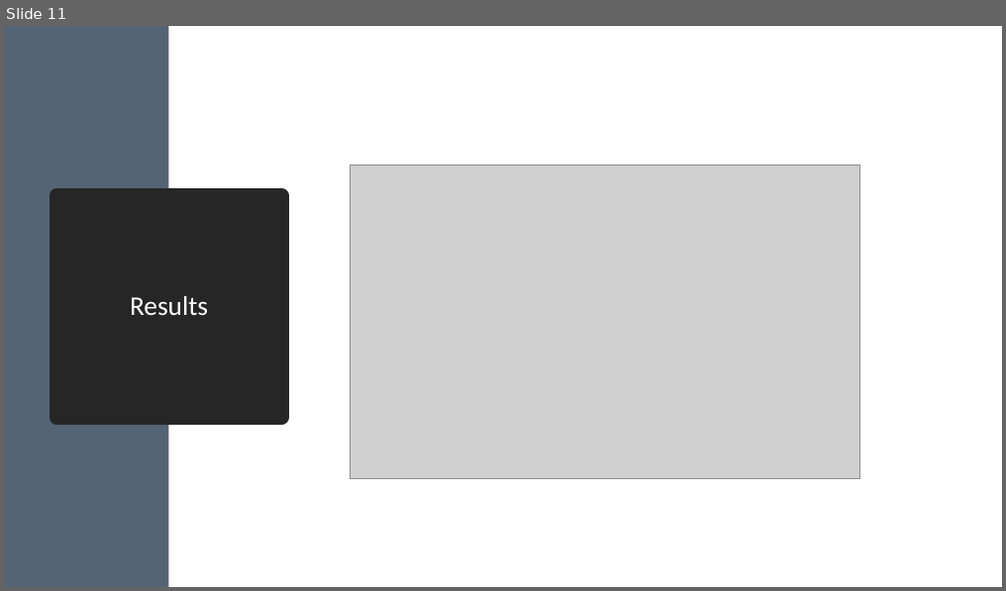
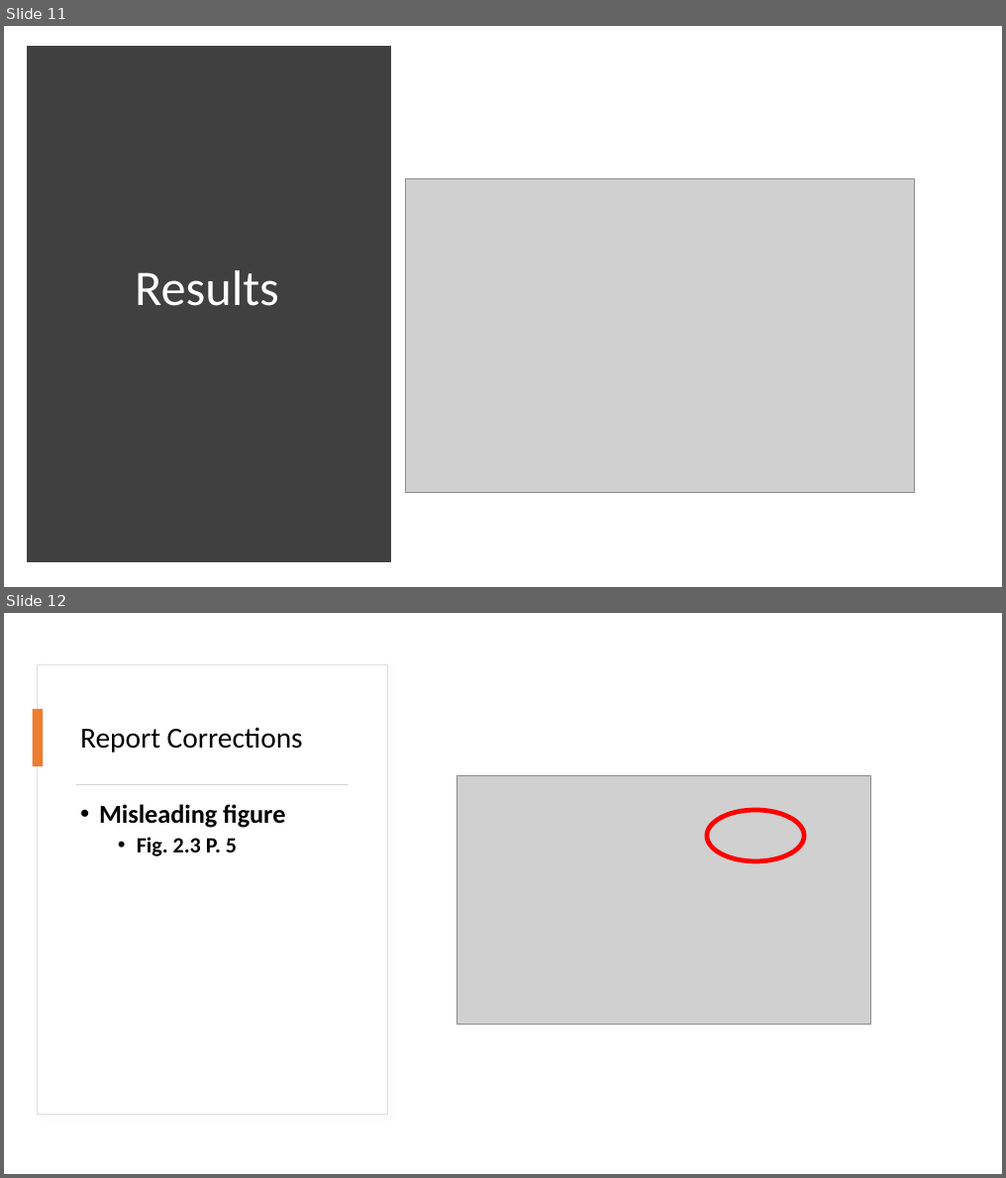
Before and after one commit to lleuch18/P9, a slide deck: Eksamensforberedelse/Fremlæggelse.pptx. Shown one above the other, each under a label of ours: slide 11 before the commit, slides 11 and 12 after it. The pictures are 1006x591 and 1006x1178 pixels, drawn with LibreOffice and Linux fonts; fonts in the diff are those of the drawing; grey boxes stand for pictures. Boxes give left, top, right and bottom in pixels: in the first picture for what was removed or moved away, otherwise in the second. Text is boxed around its words. In the diff, an @@ line names an element or a change of style, - is before the commit and + after.

```diff
--- a/Eksamensforberedelse/Fremlæggelse.pptx
+++ b/Eksamensforberedelse/Fremlæggelse.pptx
@@ slide 12 added at (x1=4, y1=613, x2=1002, y2=1174), background #FFFFFF @@
@@ rectangle added at (x1=38, y1=664, x2=388, y2=1115), fill #FFFFFF, outline #DEDEDE 0.75 pt @@
@@ rectangle added at (x1=33, y1=709, x2=43, y2=766), fill #ED7D31 @@
@@ title added at (x1=80, y1=727, x2=303, y2=753), 28 pt, text #000000 @@
+Report Corrections
@@ rectangle added at (x1=76, y1=784, x2=349, y2=785), fill #D5D5D5 @@
@@ picture added at (x1=456, y1=775, x2=871, y2=1024) @@
@@ text added at (x1=99, y1=804, x2=285, y2=857), 25 pt, text #000000, bold @@
+• Misleading figure
+  • Fig. 2.3 P. 5
@@ ellipse added at (x1=707, y1=810, x2=804, y2=861), outline #FF0000 4.5 pt @@
@@ slide 11 changed as well @@
@@ rectangle removed at (x1=4, y1=26, x2=168, y2=587) @@
@@ rectangle added at (x1=32, y1=52, x2=386, y2=558), fill #404040, outline #404040 10 pt @@
@@ title "Results" resized from (x1=56, y1=196, x2=282, y2=417) to (x1=64, y1=86, x2=350, y2=493) @@
@@ title "Results" at (x1=64, y1=86, x2=350, y2=493): size 26 to 48 pt; fill #262626 to none; outline #262626 13.75 pt to none @@
@@ picture moved from (x1=350, y1=165, x2=859, y2=478) to (x1=405, y1=178, x2=915, y2=493) @@
```
Also in this commit, not shown: 10 other slides changed, 13 other slides added, 3 slides removed, 4 other files.
